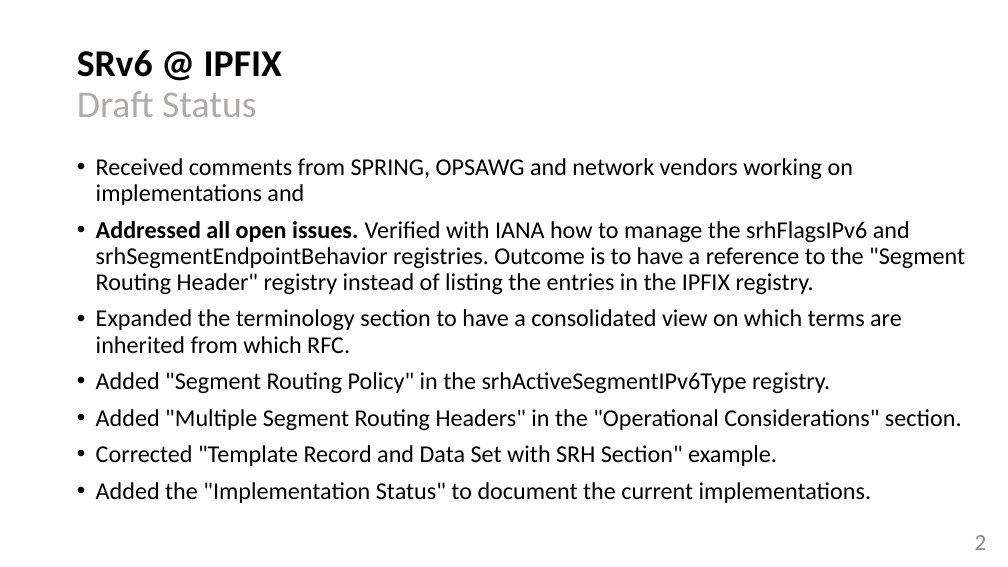
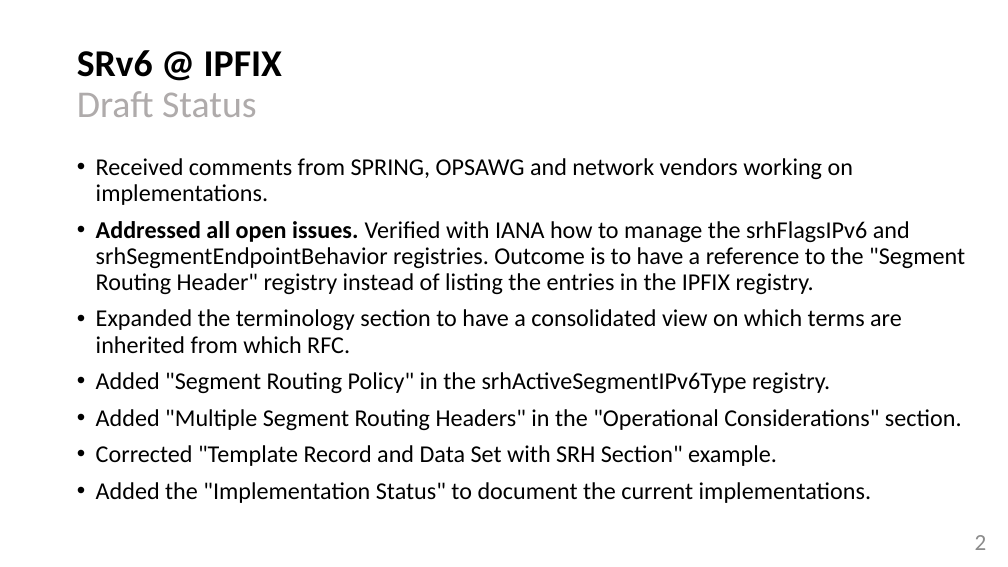
Before and after one commit to network-analytics/RFC9487, a slide deck: slide 2 of draft-ietf-opsawg-ipfix-srv6-srh-03.pptx. Drawn at 1008x567 pixels with LibreOffice and Linux fonts; fonts in the diff are those of the drawing. Boxes give left, top, right and bottom in pixels: in the first picture for what was removed or moved away, otherwise in the second. Text is boxed around its words. In the diff, an @@ line names an element or a change of style, - is before the commit and + after.

```diff
--- a/draft-ietf-opsawg-ipfix-srv6-srh-03.pptx
+++ b/draft-ietf-opsawg-ipfix-srv6-srh-03.pptx
@@ text at (96, 158, 853, 205): text changed @@
-• Received comments from SPRING, OPSAWG and network vendors working on implementations and
+• Received comments from SPRING, OPSAWG and network vendors working on implementations.
```
Also in this commit, not shown: 1 other file.
